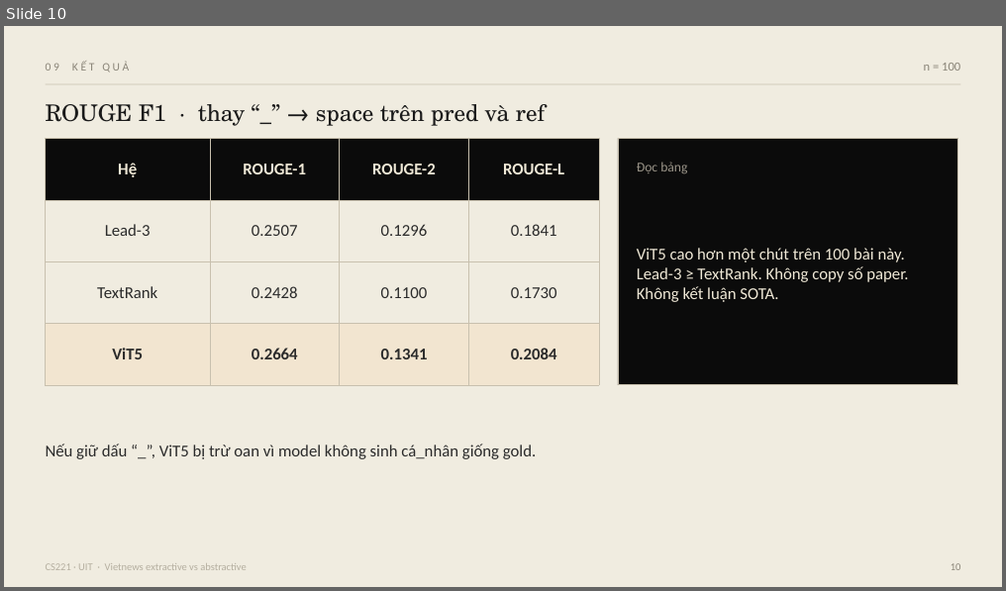
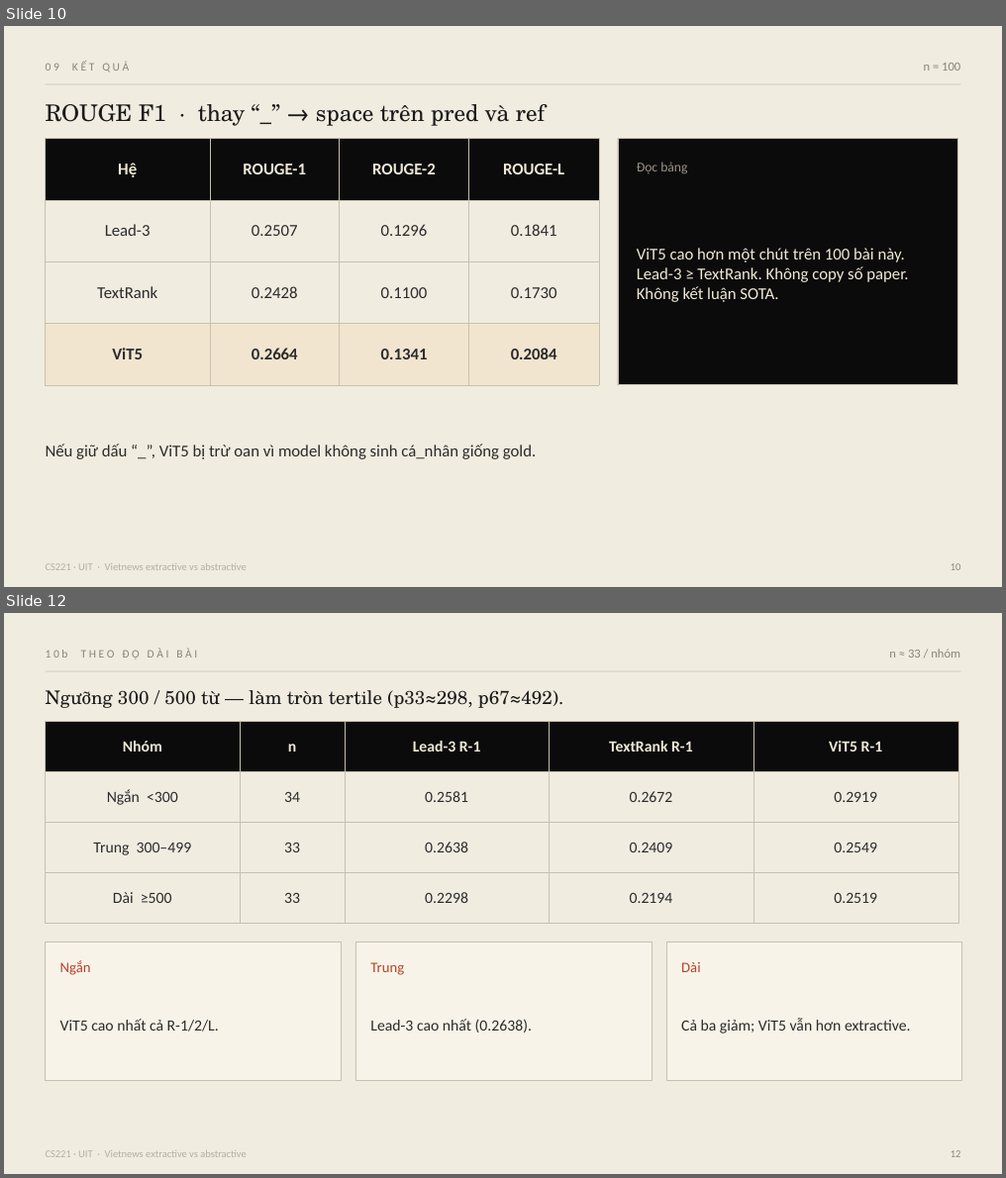
Before and after one commit to hoangdq08/uit-vietnews-summarization, a slide deck: slides/CS221-Vietnews-tom-tat.pptx. Shown one above the other, each under a label of ours: slide 10 before the commit, slides 10 and 12 after it; the slides between them are not shown. The pictures are 1006x591 and 1006x1178 pixels, drawn with LibreOffice and Linux fonts; fonts in the diff are those of the drawing. Boxes give left, top, right and bottom in pixels: in the first picture for what was removed or moved away, otherwise in the second. Text is boxed around its words. In the diff, an @@ line names an element or a change of style, - is before the commit and + after.

```diff
--- a/slides/CS221-Vietnews-tom-tat.pptx
+++ b/slides/CS221-Vietnews-tom-tat.pptx
@@ slide 12 added at bbox=[4, 613, 1002, 1174], background #F0ECE0 @@
@@ text added at bbox=[46, 648, 197, 660], 11 pt, text #8A8578 @@
+10b THEO ĐỘ DÀI BÀI
@@ line added from (46, 671) to (960, 671), #C8C0AE 0.75 pt @@
@@ text added at bbox=[889, 649, 960, 658], 12 pt, text #8A8578 @@
+n ≈ 33 / nhóm
@@ text added at bbox=[46, 690, 563, 708], 18 pt, text #1A1A1A @@
+Ngưỡng 300 / 500 từ — làm tròn tertile (p33≈298, p67≈492).
@@ table added at bbox=[46, 722, 958, 924], 4 rows, 5 columns @@
+Nhóm | n | Lead-3 R-1 | TextRank R-1 | ViT5 R-1
+Ngắn <300 | 34 | 0.2581 | 0.2672 | 0.2919
+Trung 300–499 | 33 | 0.2638 | 0.2409 | 0.2549
+Dài ≥500 | 33 | 0.2298 | 0.2194 | 0.2519
@@ rectangle added at bbox=[46, 943, 341, 1081], fill #F7F3E8, outline #C8C0AE 0.75 pt @@
@@ text added at bbox=[60, 960, 91, 975], 14 pt, text #B8432A @@
+Ngắn
@@ rectangle added at bbox=[355, 943, 651, 1081], fill #F7F3E8, outline #C8C0AE 0.75 pt @@
@@ text added at bbox=[370, 962, 404, 975], 14 pt, text #B8432A @@
+Trung
@@ rectangle added at bbox=[666, 943, 962, 1081], fill #F7F3E8, outline #C8C0AE 0.75 pt @@
@@ text added at bbox=[681, 962, 700, 972], 14 pt, text #B8432A @@
+Dài
@@ text added at bbox=[60, 1019, 219, 1032], 15 pt, text #2B2B2B @@
+ViT5 cao nhất cả R-1/2/L.
@@ text added at bbox=[370, 1019, 532, 1033], 15 pt, text #2B2B2B @@
+Lead-3 cao nhất (0.2638).
@@ text added at bbox=[681, 1018, 911, 1034], 15 pt, text #2B2B2B @@
+Cả ba giảm; ViT5 vẫn hơn extractive.
@@ text added at bbox=[46, 1151, 246, 1157], 10 pt, text #B5AFA0 @@
+CS221 · UIT · Vietnews extractive vs abstractive
@@ text added at bbox=[950, 1151, 961, 1157], 10 pt, text #8A8578 @@
+12
```
Also in this commit, not shown: 6 slides changed, 4 other files.
